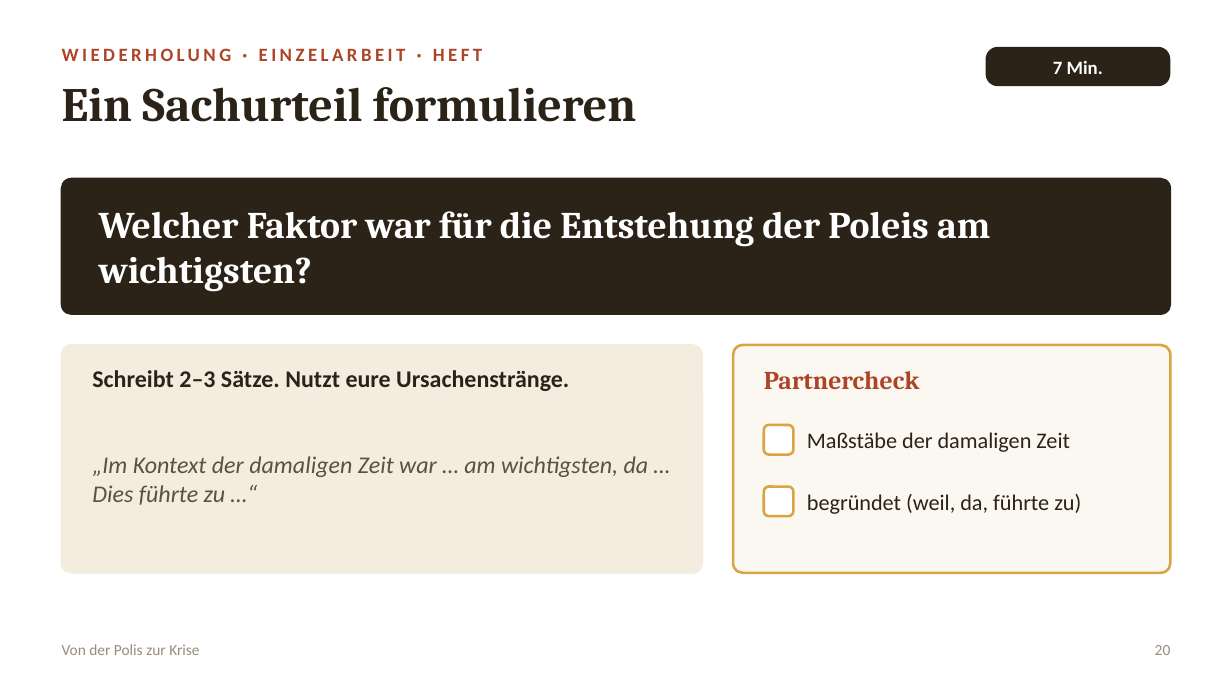
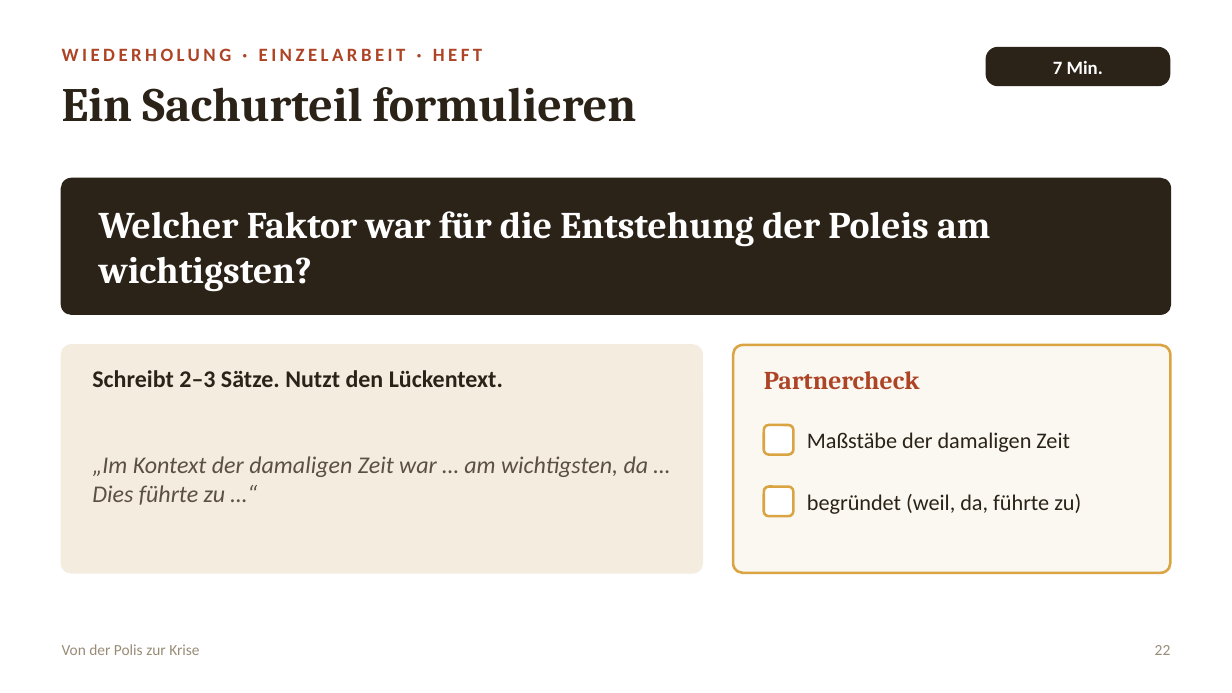
Before and after one commit to golzkonstantin-gif/Schule, a slide deck: slide 22 of Geschichte_11/Doppelstunde_Solon/Folien_Doppelstunde_Drakon_Solon.pptx (slide 20 before the commit). Drawn at 1232x693 pixels with LibreOffice and Linux fonts; fonts in the diff are those of the drawing. Boxes give left, top, right and bottom in pixels: in the first picture for what was removed or moved away, otherwise in the second. Text is boxed around its words. In the diff, an @@ line names an element or a change of style, - is before the commit and + after.

```diff
--- a/Geschichte_11/Doppelstunde_Solon/Folien_Doppelstunde_Drakon_Solon.pptx
+++ b/Geschichte_11/Doppelstunde_Solon/Folien_Doppelstunde_Drakon_Solon.pptx
@@ text at box(92, 370, 503, 387): text changed @@
-Schreibt 2–3 Sätze. Nutzt eure Ursachenstränge.
+Schreibt 2–3 Sätze. Nutzt den Lückentext.
@@ text at box(1155, 645, 1171, 655): text changed @@
-20
+22
```
Also in this commit, not shown: 9 other slides changed, 3 slides added, 1 slide removed, 1 other file.
